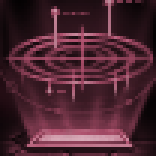
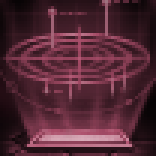
Before/after of a 156 x 156 layered artwork. What changed in the layer stack:
added layer "Pasted Layer #2" (28%) above "Pasted Layer #1" over [left=0, top=0, right=156, bottom=105]
painted on "Pasted Layer #1" over [left=0, top=0, right=156, bottom=105]
